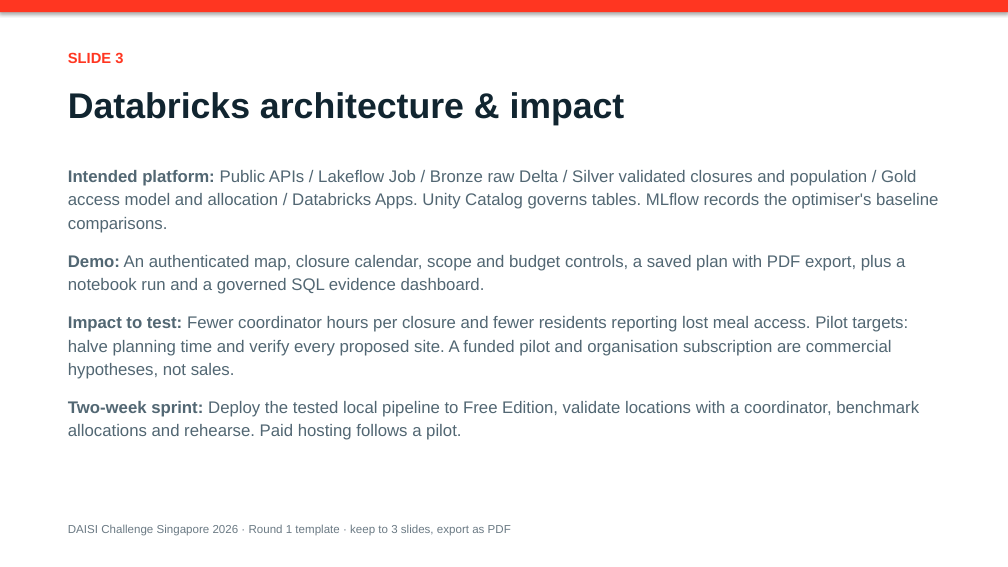
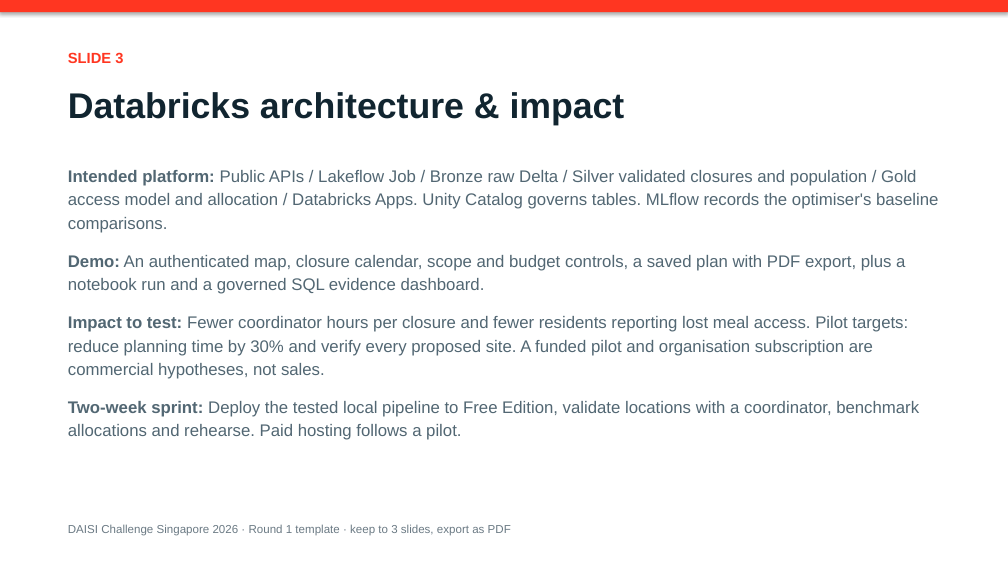
Before and after one commit to shi1720/DAISI, a slide deck: slide 3 of output/presentations/hawkerbridge-round1.pptx. Drawn at 1008x567 pixels with LibreOffice and Linux fonts; fonts in the diff are those of the drawing. Boxes give left, top, right and bottom in pixels: in the first picture for what was removed or moved away, otherwise in the second. Text is boxed around its words. In the diff, an @@ line names an element or a change of style, - is before the commit and + after.

```diff
--- a/output/presentations/hawkerbridge-round1.pptx
+++ b/output/presentations/hawkerbridge-round1.pptx
@@ text at <box>68,316,908,379</box>: text changed @@
-Impact to test: Fewer coordinator hours per closure and fewer residents reporting lost meal access. Pilot targets: halve planning time and verify every proposed site. A funded pilot and organisation subscription are commercial hypotheses, not sales.
+Impact to test: Fewer coordinator hours per closure and fewer residents reporting lost meal access. Pilot targets: reduce planning time by 30% and verify every proposed site. A funded pilot and organisation subscription are commercial hypotheses, not sales.
```
Also in this commit, not shown: 9 other files.
